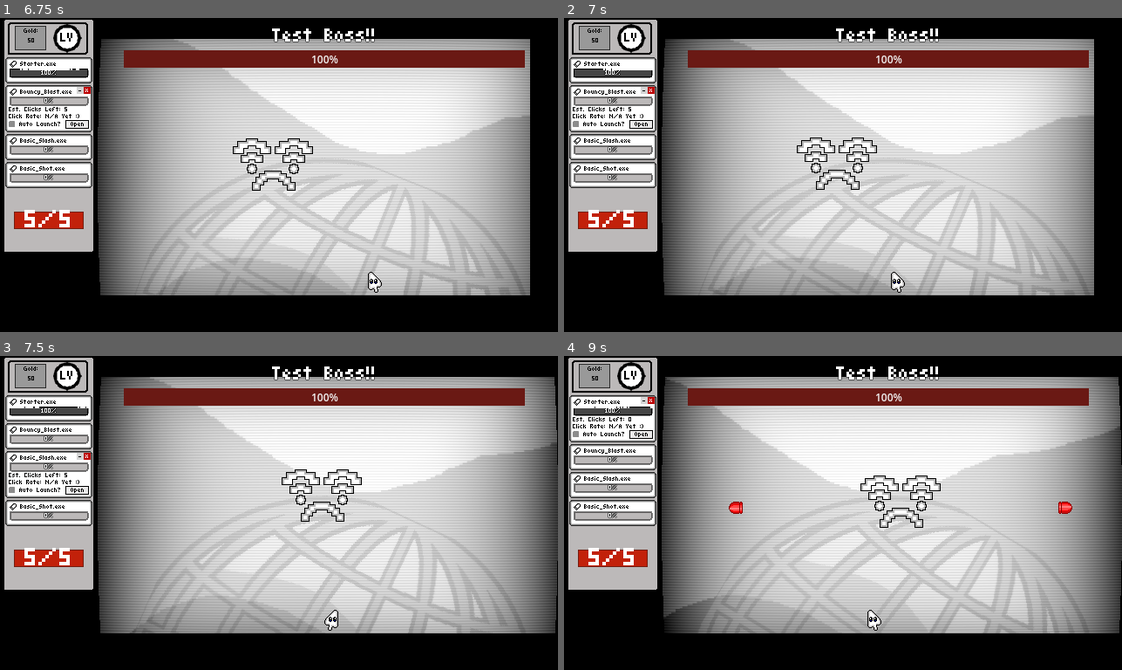
Above: before the commit, frames 1-4 (two rows, left to right).
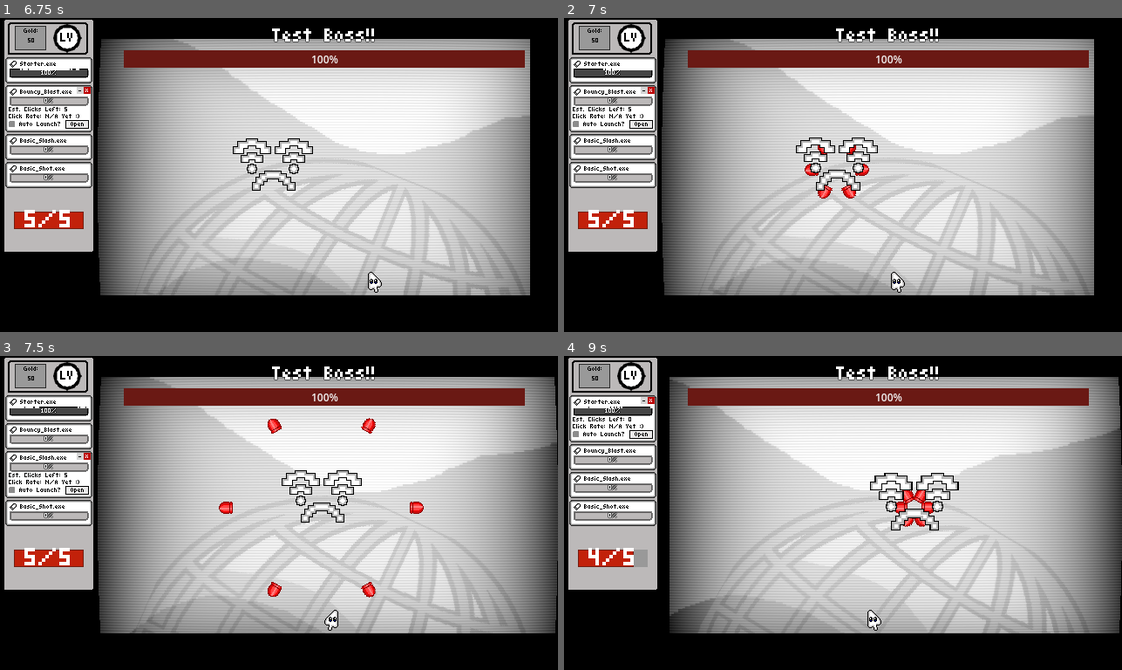
Above: after the commit, the same moments.

Repository: TNT-A/clicker-game-platformer
Game: Godot game, scene res://main_menu/main_menu.tscn
Two runs of this game, one before a commit and one after it. Both use one fixed random seed, a clock stepped at 60 frames per second and the inputs below.
Inputs (mouse positions are in pixels of both pictures, inside the frame that each line leads up to):
- Up to frame 1 (6.75 s): click "Quick Start" at 0.5 s; tap Space at 1.25 s; move the mouse to (401, 159) at 1.27 s; hold D (Move_Right) 1.28-2 s; hold Right mouse button (Char_Ability) 1.28-2 s; tap Enter (ui_accept) at 1.52, 3.77, 5.27, 6.02 s; click "Auto Launch?" at 2 s; click "Auto Launch?" at 2.75 s; move the mouse to (290, 284) at 3.52 s; hold D (Move_Right) 3.53-4.28 s; click (290, 284) at 3.6 s; move the mouse to (334, 105) at 4.27 s; hold A (Move_Left) 4.28-5.03 s; tap = (Maximize) at 4.35 s; move the mouse to (251, 237) at 5.02 s; hold D (Move_Right) 5.03-6.53 s; tap - (Minimize) at 5.1 s; move the mouse to (446, 222) at 5.77 s; hold 1 (Num_1) 5.78-6.53 s; move the mouse to (111, 127) at 6.52 s; hold A (Move_Left) from 6.53 s (still down); tap 2 (Num_2) at 6.6 s
- Up to frame 2 (7 s): keep holding A (Move_Left); tap Enter (ui_accept) at 6.77 s
- Up to frame 3 (7.5 s): move the mouse to (306, 513) at 7.27 s; release A (Move_Left) at 7.28 s; hold D (Move_Right) from 7.28 s (still down); hold 3 (Num_3) from 7.28 s (still down)
- Up to frame 4 (9 s): move the mouse to (759, 434) at 8.02 s; release D (Move_Right) at 8.03 s; release 3 (Num_3) at 8.03 s; hold A (Move_Left) from 8.03 s (still down); tap 4 (Num_4) at 8.1 s; tap Enter (ui_accept) at 8.27 s; move the mouse to (965, 497) at 8.77 s; hold 5 (Num_5) from 8.78 s (still down)

Frame 1 is identical in both runs. In frame 2, 0.4% of the frame differs, in the area x 41-57%, y 38-58%; in frame 3, 1.0%; in frame 4, 3.2%, in the area x 4-100%, y 6-89%.

Commit message:
Finished setting up boss basics
Finished setting up the boss' bounce attack, as well as connecting it to to other phases. I think this state of the boss could technically be shipped, but I wanna add in the dino boss as a special phase/attack that happens either rarely, or when the boss reaches half health. Then I gotta balance the boss' health and maybe add some extra attack indicators, then they should be good to ship!

Diff:
--- /dev/null
+++ b/clicker-platformer/enemies/bosses/state_machine.gd
@@ -0,0 +1,13 @@
+extends StateMachine
+
+func on_child_transition(state, new_state_name):
+	if state != current_state:
+		return
+	var new_state = states.get(new_state_name.to_lower())
+	if !new_state:
+		return
+	if current_state:
+		current_state.exit()
+	new_state.enter()
+	current_state = new_state
+	print(current_state)
--- a/clicker-platformer/enemies/bosses/wifi_boss.gd
+++ b/clicker-platformer/enemies/bosses/wifi_boss.gd
@@ -18,7 +18,31 @@
 ]
 
 func _ready() -> void:
+	super()
 	initial_position = InfoManager.game_manager.current_room.global_position + position
+
+#func set_pos_index(num : int):
+	#cur_index = num
+	#next_position = initial_position + position_list[cur_index]
+	#return
+#
+#func pick_random_pos():
+	#var pos_list = position_list.duplicate(true)
+	#var selected_pos : Vector2
+	#var rand_index = randi_range(0, position_list.size() - 1)
+	#if rand_index == cur_index:
+		#rand_index += 1
+		#if rand_index > position_list.size() - 1:
+			#rand_index = 0
+	#selected_pos = initial_position + position_list[rand_index]
+	#cur_index = rand_index
+	#next_position = selected_pos
+	#return
+
+func set_pos_index(num : int):
+	cur_index = num
+	next_position = initial_position + position_list[cur_index]
+	return
 
 func pick_random_pos():
 	var pos_list = position_list.duplicate(true)
--- a/clicker-platformer/enemies/bosses/wifi_boss.tscn
+++ b/clicker-platformer/enemies/bosses/wifi_boss.tscn
@@ -6,7 +6,6 @@
 [ext_resource type="Script" uid="uid://bupqc0f8en1w7" path="res://components/shot_component/shot_pattern_resource.gd" id="3_x5eb6"]
 [ext_resource type="Script" uid="uid://bsyr0c4uh0d6m" path="res://components/shot_component/shot_data_resource.gd" id="4_kh47q"]
 [ext_resource type="PackedScene" uid="uid://c6oyye8in20of" path="res://components/damage_zone/damage_zone.tscn" id="4_kwbj4"]
-[ext_resource type="Script" uid="uid://bo43sv8bs4iyk" path="res://state_machine/state_machine.gd" id="5_atjox"]
 [ext_resource type="PackedScene" uid="uid://clhwkx5fgw36f" path="res://player_bullet/enemy_bullet.tscn" id="5_ej6ay"]
 [ext_resource type="Resource" uid="uid://xmik0pji3u4b" path="res://components/shot_component/premade_projectile_resources/basic_enemy_shot.tres" id="5_kh47q"]
 [ext_resource type="Script" uid="uid://c7rtmtqgnpyba" path="res://enemies/bosses/wifi_idle.gd" id="6_atjox"]
@@ -14,6 +13,7 @@
 [ext_resource type="Script" uid="uid://m1uu6fmx686v" path="res://components/shot_component/projectile_resource.gd" id="6_u1f23"]
 [ext_resource type="Texture2D" uid="uid://d03uqpi38tiae" path="res://sprites/bosses/no_wifi_boss-sheet.png" id="7_ej6ay"]
 [ext_resource type="Texture2D" uid="uid://d3kdlux4ovgpb" path="res://sprites/bosses/wifi_node_signal.png" id="9_cht37"]
+[ext_resource type="Script" uid="uid://eqkg2bo8813b" path="res://enemies/bosses/state_machine.gd" id="12_lnsqv"]
 [ext_resource type="Script" uid="uid://cvltte0o8qht4" path="res://enemies/bosses/wifi_move.gd" id="13_u1f23"]
 [ext_resource type="Script" uid="uid://o7682ikqru5y" path="res://enemies/bosses/wifi_bounce_move.gd" id="15_lnsqv"]
 
@@ -409,11 +409,11 @@
 }
 
 [node name="AttackTimer" type="Timer" parent="."]
-wait_time = 3.0
+wait_time = 2.0
 one_shot = true
 
 [node name="StateMachine" type="Node" parent="." node_paths=PackedStringArray("initial_state")]
-script = ExtResource("5_atjox")
+script = ExtResource("12_lnsqv")
 initial_state = NodePath("WifiIdle")
 metadata/_custom_type_script = "uid://bo43sv8bs4iyk"
 
@@ -444,6 +444,7 @@
 [connection signal="shot_finished" from="ShotComponent" to="StateMachine/WifiIdle" method="_on_shot_component_shot_finished"]
 [connection signal="shot_fired" from="ShotComponent" to="." method="_on_shot_component_shot_fired"]
 [connection signal="animation_finished" from="BossAnimationPlayer" to="StateMachine/WifiIdle" method="_on_animation_player_animation_finished"]
+[connection signal="animation_finished" from="BossAnimationPlayer" to="StateMachine/WifiBounceMove" method="_on_boss_animation_player_animation_finished"]
 [connection signal="animation_finished" from="BossAnimationPlayer" to="StateMachine/WifiMove" method="_on_animation_player_animation_finished"]
 [connection signal="current_animation_changed" from="BossAnimationPlayer" to="StateMachine/WifiBounceMove" method="_on_boss_animation_player_current_animation_changed"]
 [connection signal="timeout" from="AttackTimer" to="StateMachine/WifiIdle" method="_on_attack_timer_timeout"]
--- a/clicker-platformer/enemies/bosses/wifi_bounce_move.gd
+++ b/clicker-platformer/enemies/bosses/wifi_bounce_move.gd
@@ -5,25 +5,32 @@
 @onready var boss_animation_player: AnimationPlayer = $"../../BossAnimationPlayer"
 @onready var sprite_2d: Sprite2D = $"../../Sprite2D"
 @onready var shot_component: ShotComponent = $"../../ShotComponent"
+@onready var wifi_position_indicator: Sprite2D = $"../../WifiPositionIndicator"
+@onready var node_animation_player: AnimationPlayer = $"../../NodeAnimationPlayer"
+@onready var movement_indicator: Line2D = $"../../MovementIndicator"
+@onready var state_machine: StateMachine = $".."
 
 var velocity : Vector2
-@export var base_speed : float = 200
+@export var base_speed : float = 100
 var speed : float = 100
 @export var bounce_rando_magnitude : float = 15
 var spinning : bool = false
+var total_bounces : int = 7
+var dir : Vector2
 
 func enter():
+	total_bounces = randi_range(6, 9)
 	spinning = false
 	speed = base_speed
 	boss_animation_player.play("spin", 0, 2)
 	var temp_dir : Vector2 = start_spin()
-	#await get_tree().create_timer(1).timeout
-	var tween = get_tree().create_tween()
-	tween.set_trans(Tween.TRANS_EXPO)
-	tween.tween_property(sprite_2d, "position", temp_dir * -30, 1)
-	await tween.finished
-	tween.stop()
-	tween.tween_property(sprite_2d, "position", Vector2(0, 0), .5)
+	await get_tree().create_timer(1).timeout
+	#var tween = get_tree().create_tween()
+	#tween.set_trans(Tween.TRANS_EXPO)
+	#tween.tween_property(sprite_2d, "position", temp_dir * -30, 1)
+	#await tween.finished
+	#tween.stop()
+	#tween.tween_property(sprite_2d, "position", Vector2(0, 0), .5)
 	spinning = true
 	#sprite_2d.position = Vector2(0, 0)
 
@@ -34,22 +41,44 @@
 		rand_x = -1
 	if rand_y == 0:
 		rand_y = -1
-	var dir : Vector2 = Vector2(rand_x, rand_y).normalized()
+	dir = Vector2(rand_x, rand_y).normalized()
 	velocity = dir * speed
 	return dir
 
 func bounce(cur_collision : KinematicCollision2D):
+	total_bounces -= 1
 	if is_instance_valid(cur_collision):
 		wifi_boss.wifi_shot_1()
-		velocity = velocity.bounce(cur_collision.get_normal())
+		dir = dir.bounce(cur_collision.get_normal())
 		speed_up()
+		velocity = dir * speed
+	if total_bounces <= 0:
+		print(total_bounces)
+		spinning = false
+		transition_to_move()
+
+func transition_to_move():
+	boss_animation_player.play("icon_to_face")
+	await wifi_boss.set_pos_index(0)
+	wifi_position_indicator.global_position = wifi_boss.next_position
+	wifi_position_indicator.global_position.y -= 20
+	node_animation_player.play("wifi_node_land")
+	set_line()
+	await get_tree().create_timer(1.8).timeout
+	boss_animation_player.play("face_to_icon")
+
+func set_line():
+	movement_indicator.clear_points()
+	movement_indicator.add_point(wifi_boss.global_position)
+	movement_indicator.add_point(wifi_position_indicator.position)
 
 func speed_up():
-	speed += base_speed * 0.2
+	speed += base_speed * 0.25
 	if speed >= base_speed * 3:
 		speed = base_speed * 3
 
 func exit():
+	$"../WifiIdle".bounce_chance = 0
 	wifi_boss.velocity = Vector2(0, 0)
 
 func update(_delta: float):
@@ -61,5 +90,7 @@
 		if collision:
 			bounce(collision)
 
-#func _on_boss_animation_player_current_animation_changed(name: String) -> void:
-	#print(name)
+func _on_boss_animation_player_animation_finished(anim_name: StringName) -> void:
+	if state_machine.current_state == self and anim_name == "face_to_icon" and total_bounces <= 0:
+		node_animation_player.play("wifi_node_rise")
+		SignalBus.transitioned.emit(self, "WifiMove")
--- a/clicker-platformer/enemies/bosses/wifi_idle.gd
+++ b/clicker-platformer/enemies/bosses/wifi_idle.gd
@@ -10,7 +10,7 @@
 @onready var state_machine: StateMachine = $".."
 
 var attacks_before_move : int = 2
-var bounce_chance : float = 1.0
+var bounce_chance : float = 0.0
 var to_bounce : bool = false
 
 func enter():
@@ -34,16 +34,16 @@
 
 func transition_to_move():
 	var bounce_rand : float = randf_range(0, 1)
-	print("hahaha evil")
 	if bounce_chance < bounce_rand:
 		await wifi_boss.pick_random_pos()
 		wifi_position_indicator.global_position = wifi_boss.next_position
 		wifi_position_indicator.global_position.y -= 20
 		node_animation_player.play("wifi_node_land")
 		set_line()
-		await get_tree().create_timer(1.8).timeout
+		await get_tree().create_timer(1.5).timeout
 		boss_animation_player.play("face_to_icon")
 	else:
+		print("me")
 		await get_tree().create_timer(1.8).timeout
 		boss_animation_player.play("face_to_icon")
 		to_bounce = true
@@ -57,6 +57,7 @@
 	if state_machine.current_state == self:
 		attacks_before_move -= 1
 		if attacks_before_move <= 0:
+			await get_tree().create_timer(1).timeout
 			transition_to_move()
 		else:
 			boss_animation_player.play("wifi_idle")
@@ -66,6 +67,7 @@
 	if state_machine.current_state == self and anim_name == "face_to_icon":
 		if !to_bounce:
 			node_animation_player.play("wifi_node_rise")
+			bounce_chance += .3
 			SignalBus.transitioned.emit(self, "WifiMove")
 		else:
 			SignalBus.transitioned.emit(self, "WifiBounceMove")
--- a/clicker-platformer/enemies/bosses/wifi_move.gd
+++ b/clicker-platformer/enemies/bosses/wifi_move.gd
@@ -36,6 +36,5 @@
 
 func _on_animation_player_animation_finished(anim_name: StringName) -> void:
 	if state_machine.current_state == self and anim_name == "icon_to_face":
-		wifi_boss.next_position = wifi_boss.global_position + Vector2(100, 100)
-		print(wifi_boss.next_position)
+		await wifi_boss.pick_random_pos()
 		SignalBus.transitioned.emit(self, "WifiIdle")
Not shown, added: clicker-platformer/enemies/bosses/state_machine.gd.uid
